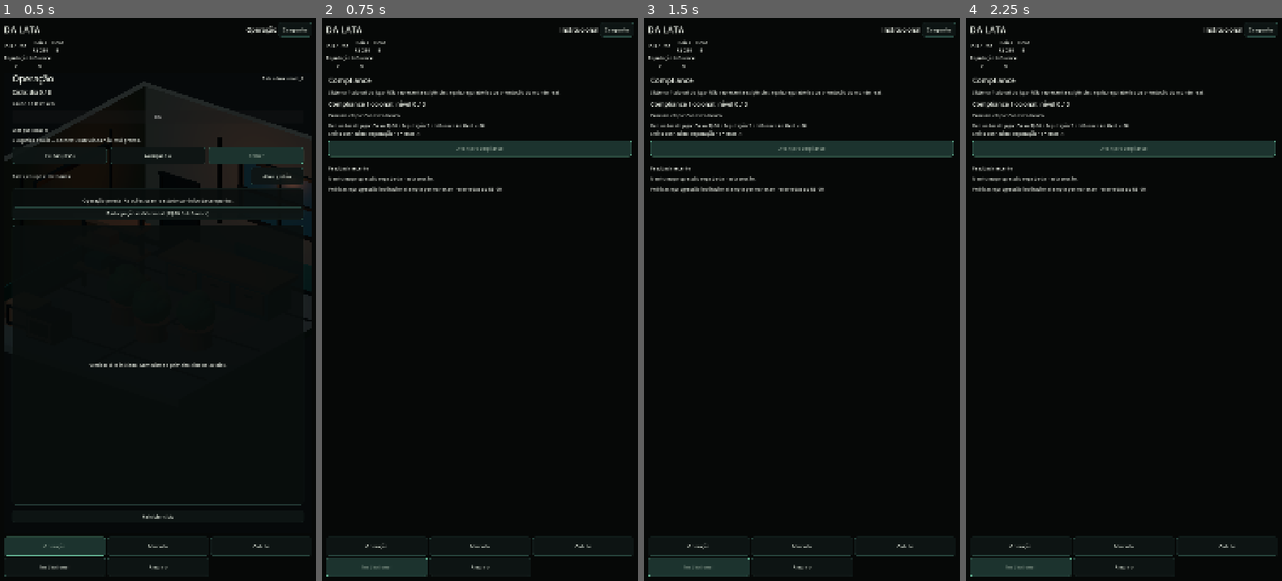
Above: before the commit, frames 1-4 (left to right).
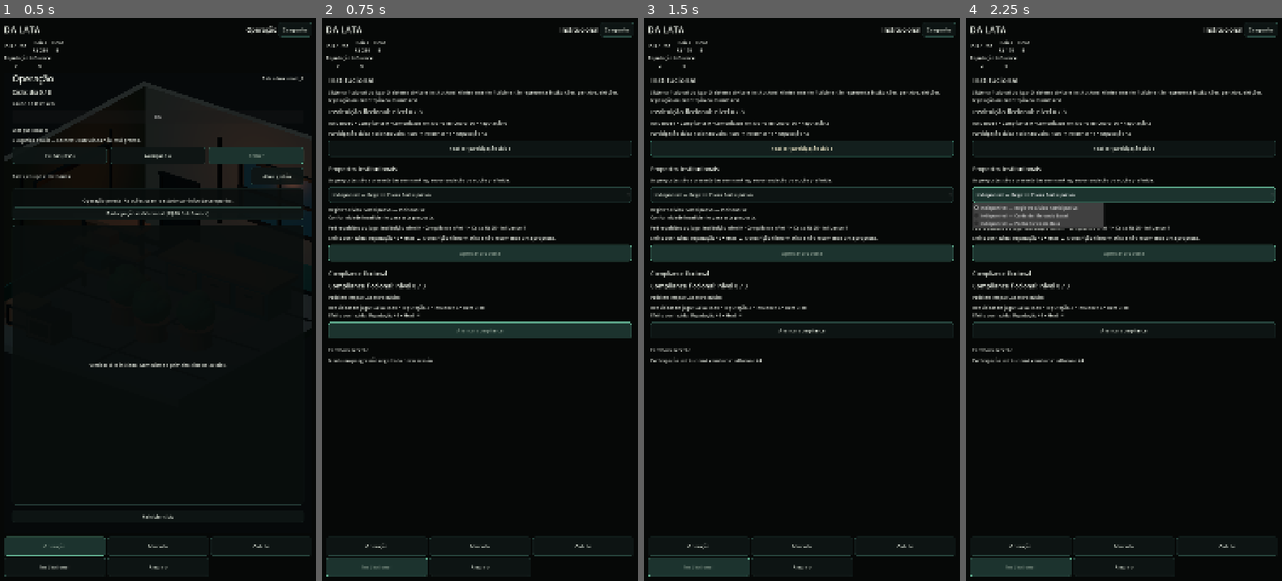
Above: after the commit, the same moments.

Repository: az1nn/growing-rio
Game: Godot game, scene res://scenes/shell/game_shell.tscn
Same seed, same stepped clock (60 frames per second), same inputs: the game is played once before the commit and once after it.
Inputs (mouse positions are in pixels of both pictures, inside the frame that each line leads up to):
- Up to frame 1 (0.5 s): no input
- Up to frame 2 (0.75 s): click "Institucional" at 0.5 s
- Up to frame 3 (1.5 s): click (802, 147) at 1.25 s, where only the run after the commit has a clickable "Realizar participação cívica"
- Up to frame 4 (2.25 s): click (1124, 192) at 2 s, where only the run after the commit has a clickable "Indisponível — Registro Cívic…"

Frame 1 is identical in both runs. In frame 2, 14% of the frame differs, in the area x 2-98%, y 10-62%; in frame 3, 8.7%; in frame 4, 15%, in the area x 2-98%, y 5-62%.
Error before the commit: Invalid assignment of property or key 'text' with value of type 'String' on a base object of type 'null instance'. (res://scenes/institutional/institutional_su…

Commit message:
reconcile(rb-14): inherit policy institutional presentation

Diff:
--- a/scenes/institutional/institutional_surface.tscn
+++ b/scenes/institutional/institutional_surface.tscn
@@ -37,12 +37,87 @@
 [node name="Title" type="Label" parent="Margin/Scroll/Content"]
 layout_mode = 2
 theme_override_font_sizes/font_size = 26
-text = "Compliance"
+text = "Institucional"
 
 [node name="Boundary" type="Label" parent="Margin/Scroll/Content"]
 layout_mode = 2
-text = "Sistema ficcional do jogo. Não representa exigências legais, regulatórias ou orientação do mundo real."
+text = "Sistema ficcional do jogo. O sistema cívico e institucional é inteiramente fictício e não representa instituições, partidos, eleições, legislação ou orientação do mundo real."
 autowrap_mode = 2
+
+[node name="InstitutionLevelLabel" type="Label" parent="Margin/Scroll/Content"]
+unique_name_in_owner = true
+layout_mode = 2
+theme_override_font_sizes/font_size = 22
+text = "Instituição ficcional: nível 0 / 3"
+
+[node name="InstitutionContextLabel" type="Label" parent="Margin/Scroll/Content"]
+unique_name_in_owner = true
+layout_mode = 2
+text = "Influence • Compliance • Comunidade • Reputação"
+autowrap_mode = 2
+
+[node name="CivicEngagementLabel" type="Label" parent="Margin/Scroll/Content"]
+unique_name_in_owner = true
+layout_mode = 2
+text = "Participação cívica ficcional"
+autowrap_mode = 2
+
+[node name="CivicEngagementButton" type="Button" parent="Margin/Scroll/Content"]
+unique_name_in_owner = true
+custom_minimum_size = Vector2(0, 56)
+layout_mode = 2
+text = "Realizar participação cívica"
+
+[node name="PolicySeparator" type="HSeparator" parent="Margin/Scroll/Content"]
+layout_mode = 2
+
+[node name="PolicyTitle" type="Label" parent="Margin/Scroll/Content"]
+layout_mode = 2
+theme_override_font_sizes/font_size = 20
+text = "Propostas institucionais"
+
+[node name="PolicyBoundary" type="Label" parent="Margin/Scroll/Content"]
+layout_mode = 2
+text = "As propostas são apresentadas sem ranking, recomendação ou opção preferida."
+autowrap_mode = 2
+
+[node name="PolicySelect" type="OptionButton" parent="Margin/Scroll/Content"]
+unique_name_in_owner = true
+custom_minimum_size = Vector2(0, 54)
+layout_mode = 2
+
+[node name="PolicyStateLabel" type="Label" parent="Margin/Scroll/Content"]
+unique_name_in_owner = true
+layout_mode = 2
+text = "Estado da proposta"
+autowrap_mode = 2
+
+[node name="PolicyRequirementLabel" type="Label" parent="Margin/Scroll/Content"]
+unique_name_in_owner = true
+layout_mode = 2
+text = "Pré-requisitos do jogo"
+autowrap_mode = 2
+
+[node name="PolicyEffectLabel" type="Label" parent="Margin/Scroll/Content"]
+unique_name_in_owner = true
+layout_mode = 2
+text = "Efeitos conhecidos"
+autowrap_mode = 2
+
+[node name="PolicyEnactButton" type="Button" parent="Margin/Scroll/Content"]
+unique_name_in_owner = true
+custom_minimum_size = Vector2(0, 56)
+layout_mode = 2
+text = "Aprovar proposta"
+disabled = true
+
+[node name="ComplianceSeparator" type="HSeparator" parent="Margin/Scroll/Content"]
+layout_mode = 2
+
+[node name="ComplianceTitle" type="Label" parent="Margin/Scroll/Content"]
+layout_mode = 2
+theme_override_font_sizes/font_size = 20
+text = "Compliance ficcional"
 
 [node name="ComplianceCurrentLabel" type="Label" parent="Margin/Scroll/Content"]
 unique_name_in_owner = true
@@ -81,9 +156,7 @@
 text = "Nenhuma progressão registrada nesta sessão."
 autowrap_mode = 2
 
-[node name="FutureBoundary" type="Label" parent="Margin/Scroll/Content"]
-layout_mode = 2
-text = "Políticas e progressão institucional ampla permanecem reservadas ao RB-09."
-autowrap_mode = 2
-
+[connection signal="pressed" from="Margin/Scroll/Content/CivicEngagementButton" to="." method="_on_civic_engagement_pressed"]
+[connection signal="item_selected" from="Margin/Scroll/Content/PolicySelect" to="." method="_on_policy_selected"]
+[connection signal="pressed" from="Margin/Scroll/Content/PolicyEnactButton" to="." method="_on_policy_enact_pressed"]
 [connection signal="pressed" from="Margin/Scroll/Content/ComplianceProgressButton" to="." method="_on_progress_pressed"]
